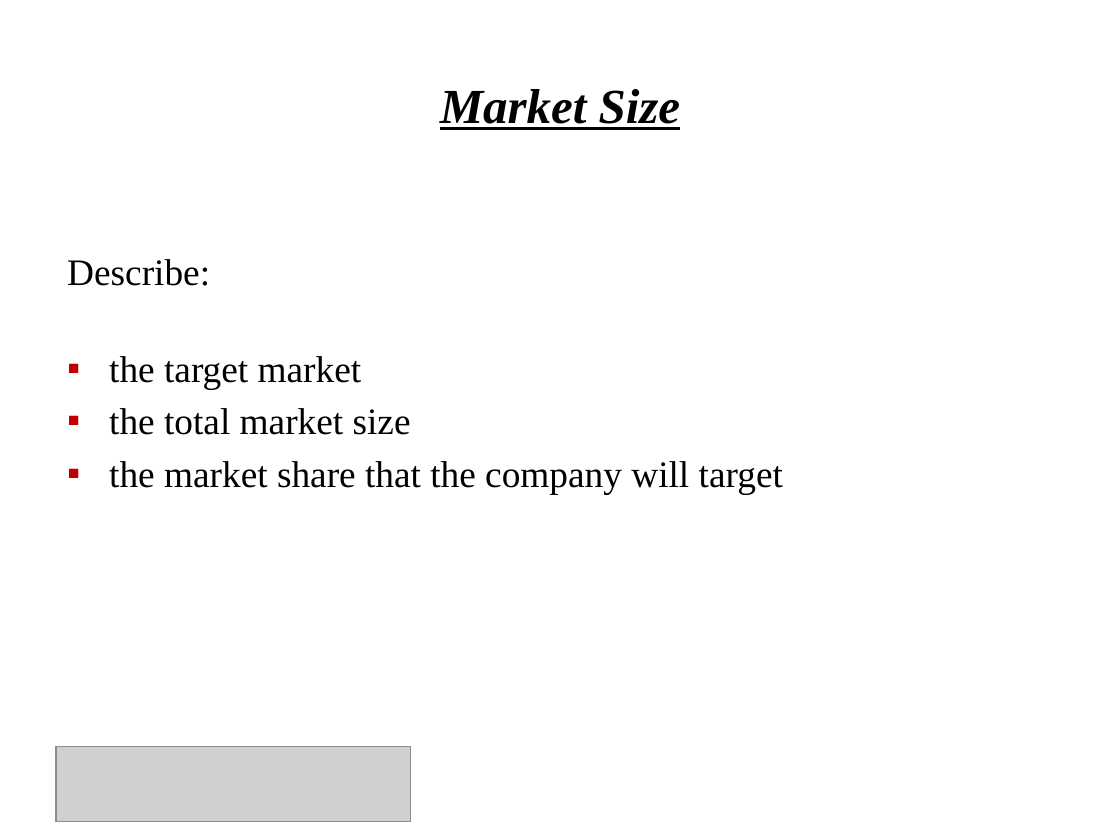
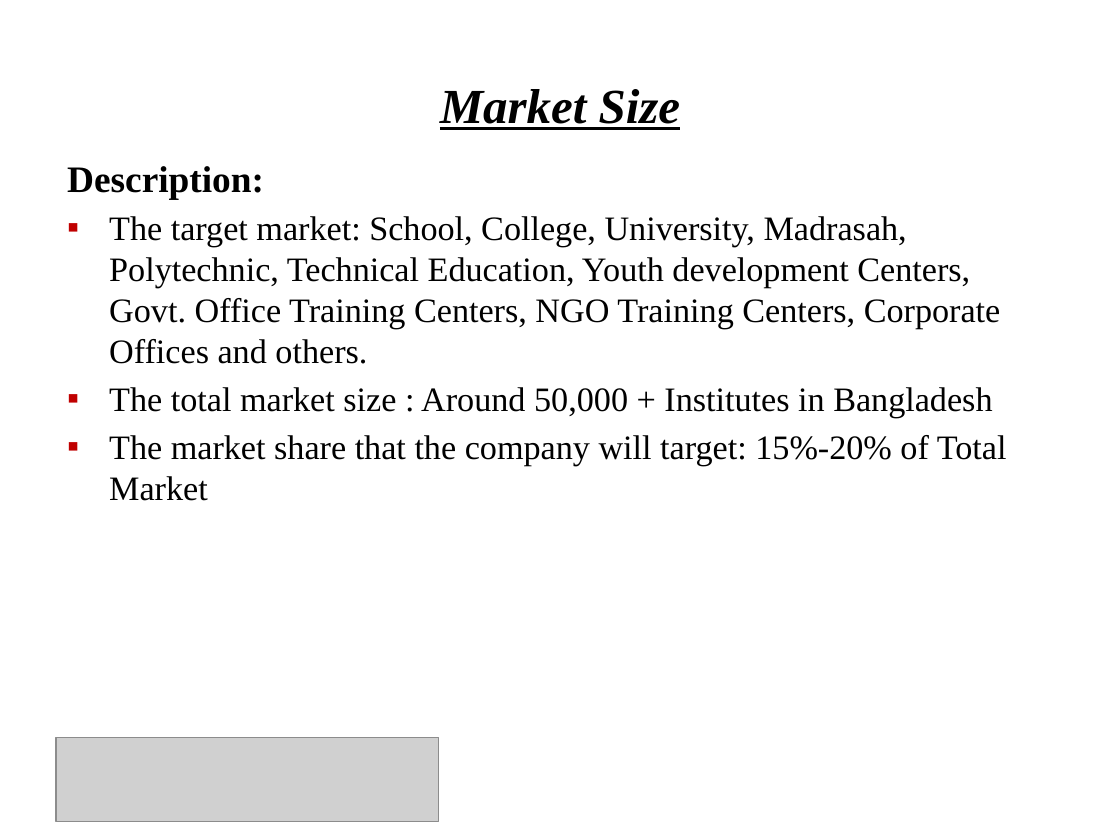
Before and after one commit to Shuvoneel/SRCL, a slide deck: slide 10 of Socheton/Startup_Socheton.pptx (slide 6 before the commit). Drawn at 1120x840 pixels with LibreOffice and Linux fonts; fonts in the diff are those of the drawing; grey boxes stand for pictures; background and template pictures are left out. Boxes give left, top, right and bottom in pixels: in the first picture for what was removed or moved away, otherwise in the second. Text is boxed around its words. In the diff, an @@ line names an element or a change of style, - is before the commit and + after.

```diff
--- a/Socheton/Startup_Socheton.pptx
+++ b/Socheton/Startup_Socheton.pptx
@@ text at (67,166,1007,501): text changed; size 24 to 22 pt @@
-Describe:
-▪ the target market
-▪ the total market size
-▪ the market share that the company will target
+Description:
+▪ The target market: School, College, University, Madrasah, Polytechnic, Technical Education, Youth development Centers, Govt. Office Training Centers, NGO Training Centers, Corporate Offices and others.
+▪ The total market size : Around 50,000 + Institutes in Bangladesh
+▪ The market share that the company will target: 15%-20% of Total Market
@@ picture: place and size @@
-picture at (56,747,411,822)
+picture at (56,737,439,821)
```
Also in this commit, not shown: 8 other slides changed, 21 slides added, 5 slides removed, 5 other files.
